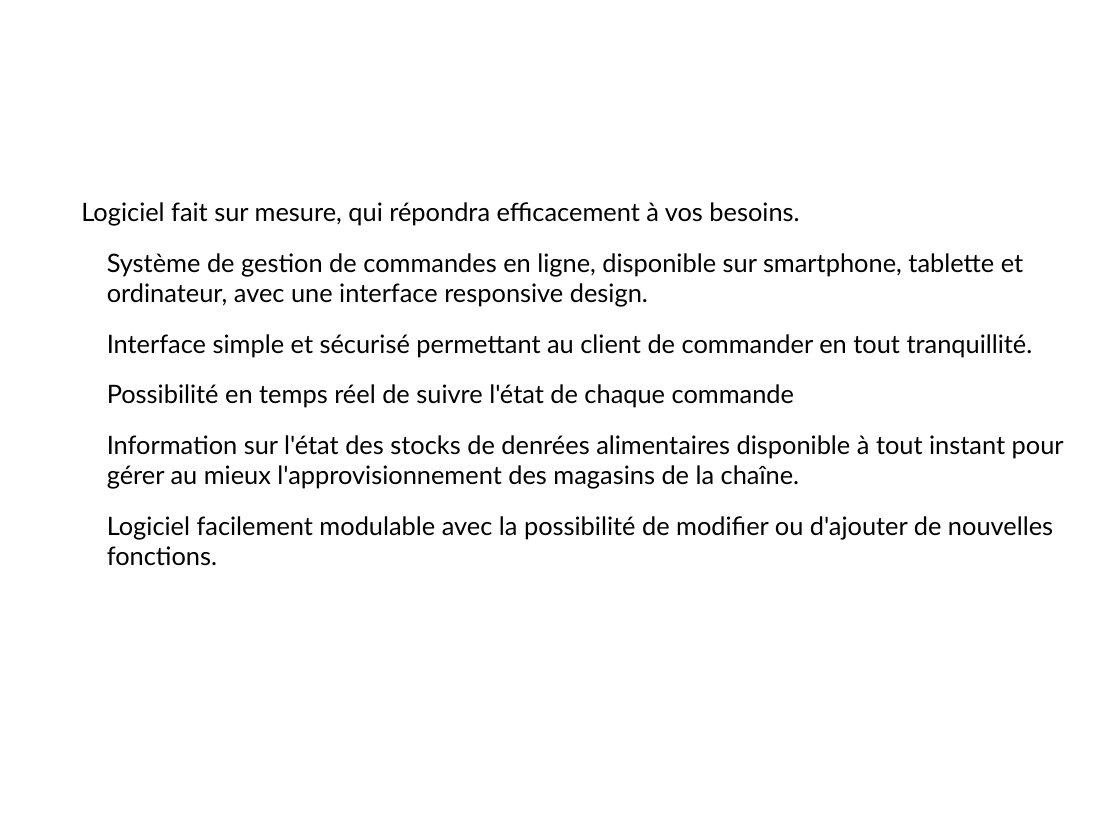
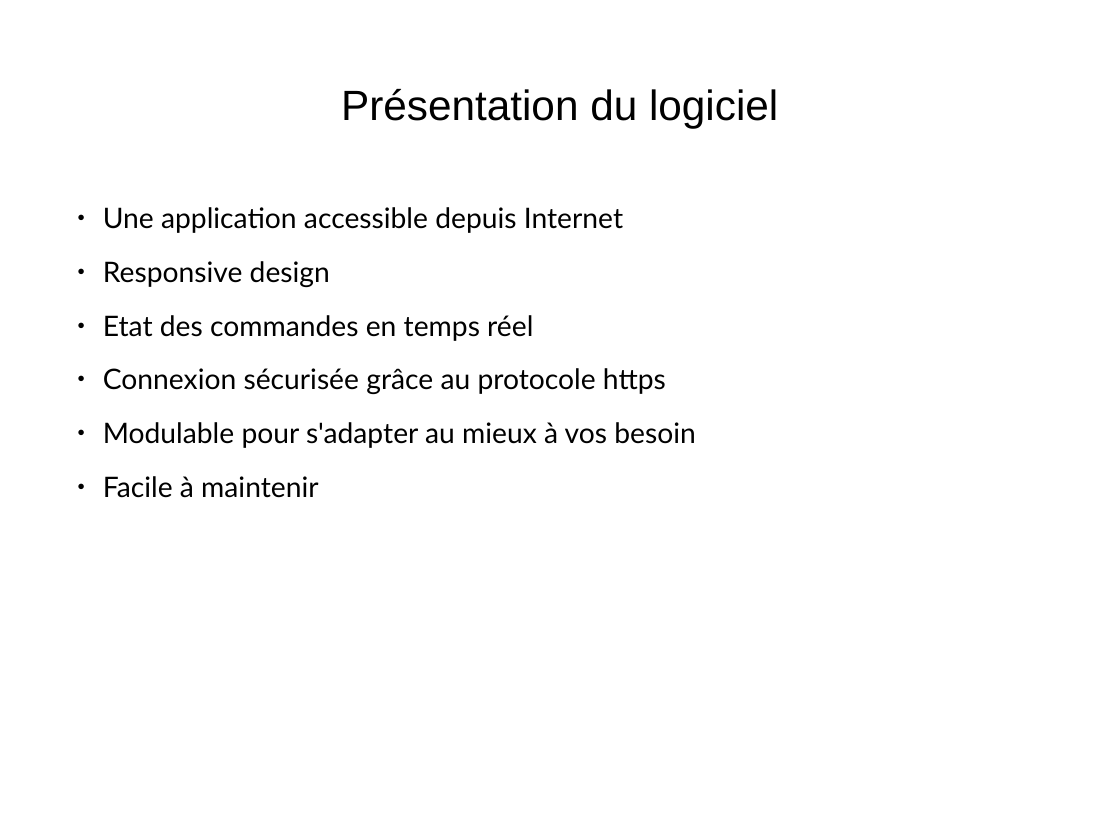
Before and after one commit to Hyperyon/p4-OCPizza, a slide deck: slide 2 of Présentation.odp. Drawn at 1120x840 pixels with LibreOffice and Linux fonts; fonts in the diff are those of the drawing. Boxes give left, top, right and bottom in pixels: in the first picture for what was removed or moved away, otherwise in the second. Text is boxed around its words. In the diff, an @@ line names an element or a change of style, - is before the commit and + after.

```diff
--- a/Présentation.odp
+++ b/Présentation.odp
@@ title added at (341,89,778,128), 30 pt, text #000000 @@
+Présentation du logiciel
@@ text at (103,207,695,498): text changed; size 18 to 20 pt @@
-Logiciel fait sur mesure, qui répondra efficacement à vos besoins.
-Système de gestion de commandes en ligne, disponible sur smartphone, tablette et ordinateur, avec une interface responsive design.
-Interface simple et sécurisé permettant au client de commander en tout tranquillité.
-Possibilité en temps réel de suivre l'état de chaque commande
-Information sur l'état des stocks de denrées alimentaires disponible à tout instant pour gérer au mieux l'approvisionnement des magasins de la chaîne.
-Logiciel facilement modulable avec la possibilité de modifier ou d'ajouter de nouvelles fonctions.
+● Une application accessible depuis Internet
+● Responsive design
+● Etat des commandes en temps réel
+● Connexion sécurisée grâce au protocole https
+● Modulable pour s'adapter au mieux à vos besoin
+● Facile à maintenir
```
Also in this commit, not shown: 1 other slide changed, 1 slide added, 1 slide removed, 1 other file.
